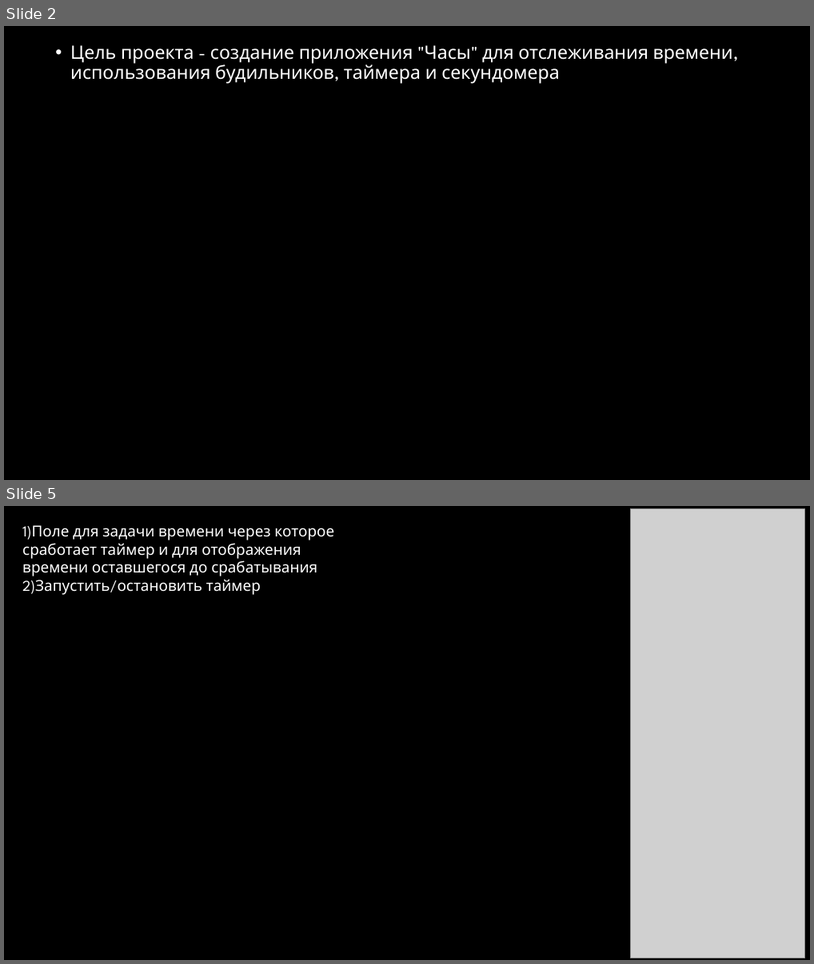
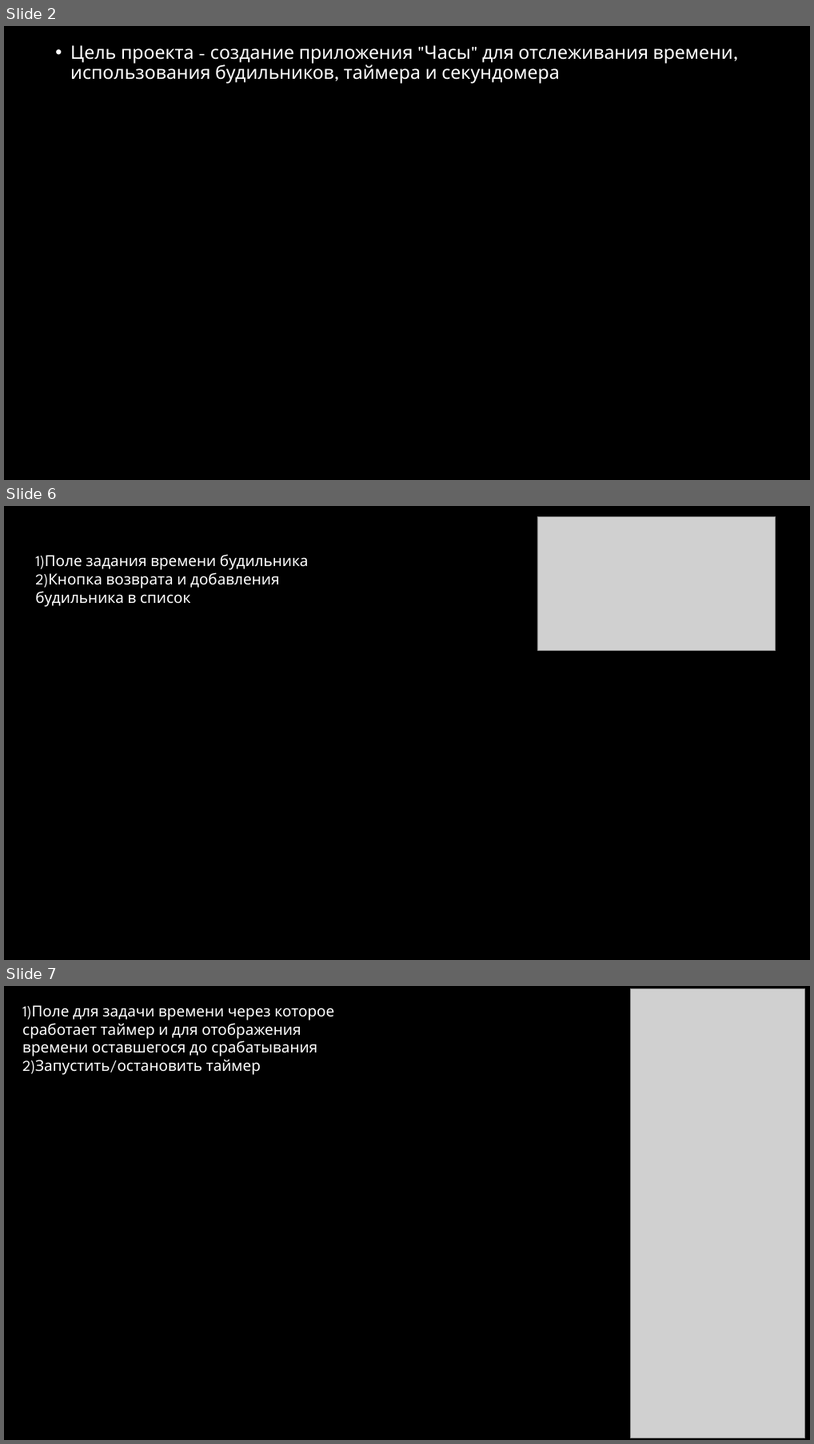
Before and after one commit to RINAY112/not_clock, a slide deck: presentation.pptx. Shown one above the other, each under a label of ours: slides 2 and 5 before the commit, slides 2, 6 and 7 after it; the slides between them are not shown. The pictures are 814x964 and 814x1444 pixels, drawn with LibreOffice and Linux fonts; fonts in the diff are those of the drawing; grey boxes stand for pictures; background and template pictures are left out. Boxes give left, top, right and bottom in pixels: in the first picture for what was removed or moved away, otherwise in the second. Text is boxed around its words. In the diff, an @@ line names an element or a change of style, - is before the commit and + after.

```diff
--- a/presentation.pptx
+++ b/presentation.pptx
@@ slide 6 added at [4, 506, 810, 960], background #000000 @@
@@ picture added at [538, 516, 776, 650] @@
@@ text added at [35, 554, 309, 607], 18 pt, text #FFFFFF @@
+1)Поле задания времени будильника
+2)Кнопка возврата и добавления будильника в список
@@ what was slide 5 is now slide 7 @@
```
Also in this commit, not shown: 2 slides changed, 1 other slide added.
